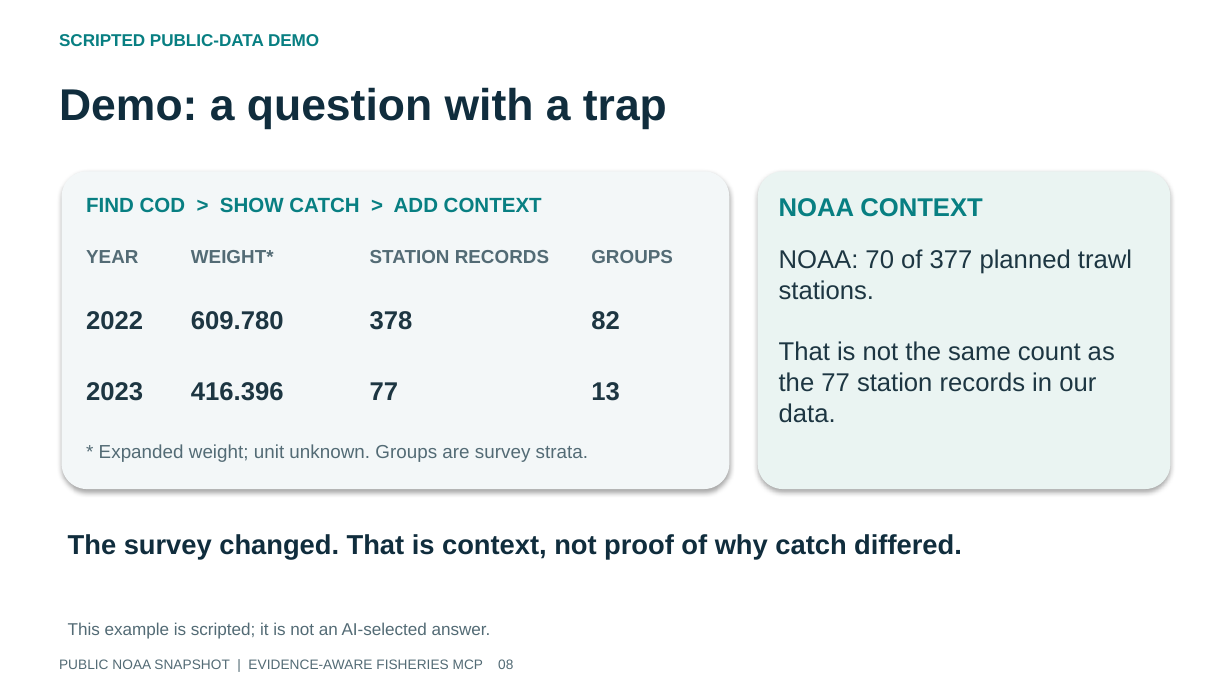
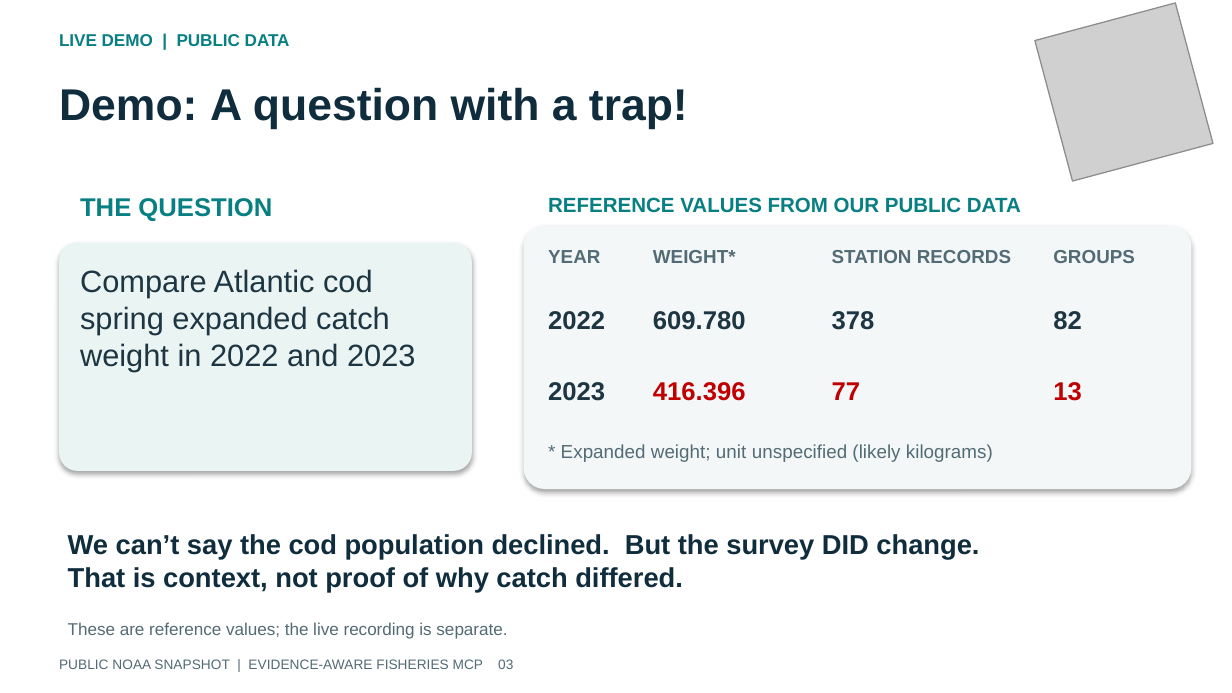
Before and after one commit to gsa-mcp-hackathon/noaa-fisheries-data-gateway, a slide deck: slide 8 of submission/release/repository/fisheries-deck.pptx. Drawn at 1232x693 pixels with LibreOffice and Linux fonts; fonts in the diff are those of the drawing; grey boxes stand for pictures. Boxes give left, top, right and bottom in pixels: in the first picture for what was removed or moved away, otherwise in the second. Text is boxed around its words. In the diff, an @@ line names an element or a change of style, - is before the commit and + after.

```diff
--- a/submission/release/repository/fisheries-deck.pptx
+++ b/submission/release/repository/fisheries-deck.pptx
@@ picture added at bbox=[1035, 3, 1213, 181] @@
@@ text at bbox=[59, 34, 290, 46]: text changed @@
-SCRIPTED PUBLIC-DATA DEMO
+LIVE DEMO | PUBLIC DATA
@@ text at bbox=[59, 87, 688, 130]: text changed @@
-Demo: a question with a trap
+Demo: A question with a trap!
@@ text added at bbox=[80, 198, 272, 221], 15 pt, text #087F82, bold @@
+THE QUESTION
@@ text removed at bbox=[86, 197, 542, 213] @@
-FIND COD > SHOW CATCH > ADD CONTEXT
@@ text added at bbox=[548, 197, 1021, 213], 12 pt, text #087F82, bold @@
+REFERENCE VALUES FROM OUR PUBLIC DATA
@@ text removed at bbox=[779, 198, 982, 217] @@
-NOAA CONTEXT
@@ rounded rectangle: place and size @@
-rounded rectangle at bbox=[62, 171, 729, 489]
+rounded rectangle at bbox=[524, 225, 1191, 489]
@@ rounded rectangle: place and size @@
-rounded rectangle at bbox=[758, 171, 1170, 489]
+rounded rectangle at bbox=[59, 243, 472, 471]
@@ text added at bbox=[80, 269, 415, 371], 18 pt, text #1D3642 @@
+Compare Atlantic cod spring expanded catch weight in 2022 and 2023
@@ text removed at bbox=[779, 249, 1132, 423] @@
-NOAA: 70 of 377 planned trawl stations.
-That is not the same count as the 77 station records in our data.
@@ 9 texts: place and size @@
-9 texts at bbox=[86, 250, 673, 401]
+9 texts at bbox=[548, 250, 1135, 401]
@@ text "416.396": place and size @@
-text "416.396" at bbox=[191, 382, 284, 401]
+text "416.396" at bbox=[653, 382, 746, 401]
@@ text "77": place and size @@
-text "77" at bbox=[370, 382, 399, 400]
+text "77" at bbox=[832, 382, 861, 400]
@@ text colour #1D3642 to #C00000 in 3 elements at bbox=[653, 382, 746, 401], bbox=[832, 382, 861, 400], bbox=[1053, 382, 1082, 401] @@
@@ text "13": place and size @@
-text "13" at bbox=[591, 382, 620, 401]
+text "13" at bbox=[1053, 382, 1082, 401]
@@ text removed at bbox=[99, 444, 588, 462] @@
-* Expanded weight; unit unknown. Groups are survey strata.
@@ text added at bbox=[561, 444, 993, 462], 11 pt, text #536B75 @@
+* Expanded weight; unit unspecified (likely kilograms)
@@ text at bbox=[68, 534, 979, 593]: text changed @@
-The survey changed. That is context, not proof of why catch differed.
+We can’t say the cod population declined. But the survey DID change.
+That is context, not proof of why catch differed.
@@ text at bbox=[68, 622, 507, 639]: text changed @@
-This example is scripted; it is not an AI-selected answer.
+These are reference values; the live recording is separate.
@@ text at bbox=[59, 659, 513, 669]: text changed @@
-PUBLIC NOAA SNAPSHOT | EVIDENCE-AWARE FISHERIES MCP 08
+PUBLIC NOAA SNAPSHOT | EVIDENCE-AWARE FISHERIES MCP 03
```
Also in this commit, not shown: 11 other slides changed, 2 other files.
